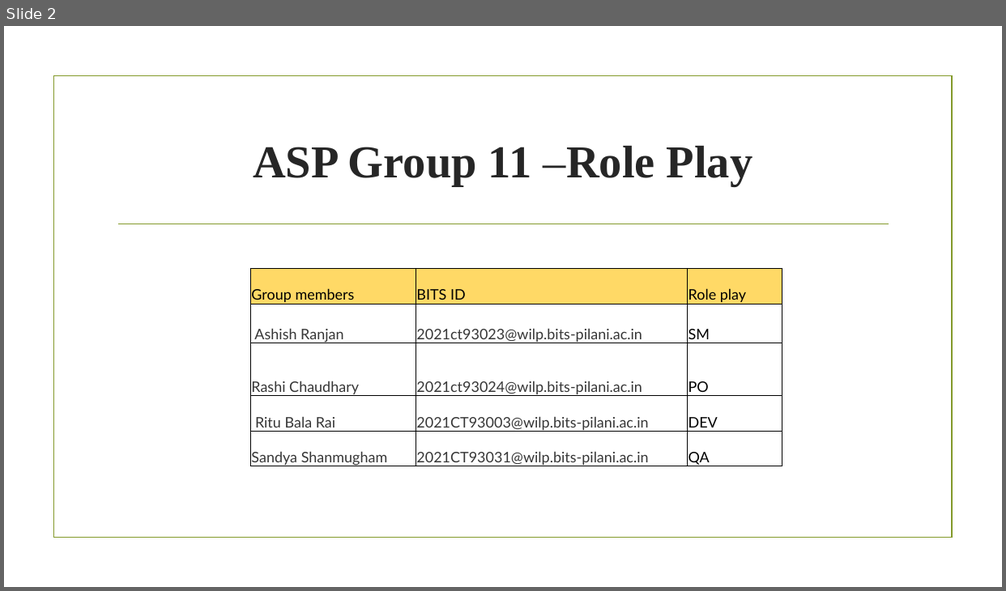
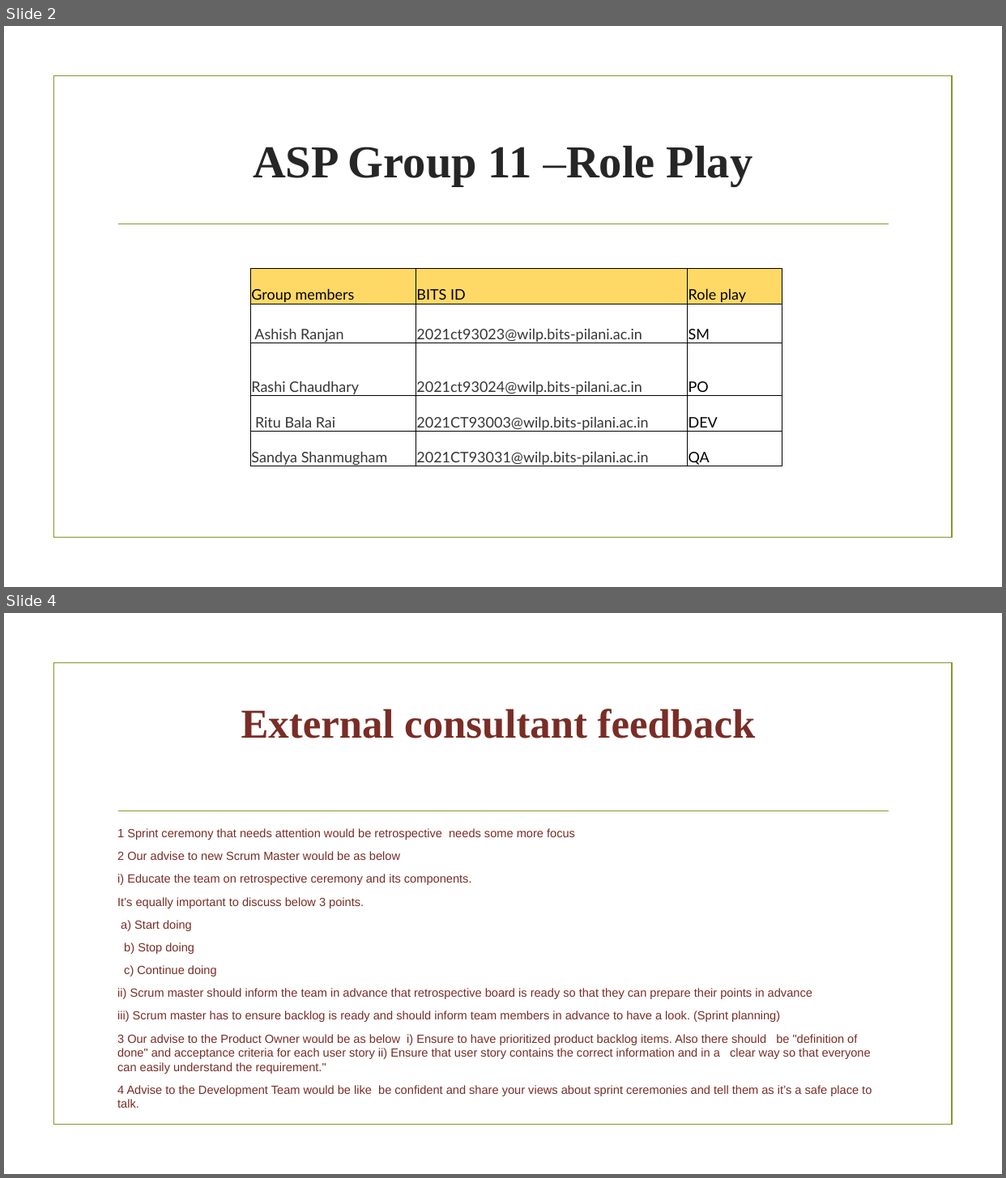
Before and after one commit to Rashi237/BITS_Agile_Assignment, a slide deck: AGILE SOFTWARE PROCESSES.pptx. Shown one above the other, each under a label of ours: slide 2 before the commit, slides 2 and 4 after it; the slides between them are not shown. The pictures are 1006x591 and 1006x1178 pixels, drawn with LibreOffice and Linux fonts; fonts in the diff are those of the drawing; background and template pictures are left out. Boxes give left, top, right and bottom in pixels: in the first picture for what was removed or moved away, otherwise in the second. Text is boxed around its words. In the diff, an @@ line names an element or a change of style, - is before the commit and + after.

```diff
--- a/AGILE SOFTWARE PROCESSES.pptx
+++ b/AGILE SOFTWARE PROCESSES.pptx
@@ slide 4 added at [4, 613, 1002, 1174], background picture (left out); not listed: 2 template elements that a slide beside it also shows @@
@@ title added at [241, 709, 756, 739], 39.6 pt, text #7A2D26, bold @@
+External consultant feedback
@@ text added at [117, 828, 872, 1097], 11.4 pt, text #7A2D26 @@
+1 Sprint ceremony that needs attention would be retrospective needs some more focus
+2 Our advise to new Scrum Master would be as below
+i) Educate the team on retrospective ceremony and its components.
+It’s equally important to discuss below 3 points.
+a) Start doing
+b) Stop doing
+c) Continue doing
+ii) Scrum master should inform the team in advance that retrospective board is ready so that they can prepare their points in advance
+iii) Scrum master has to ensure backlog is ready and should inform team members in advance to have a look. (Sprint planning)
+3 Our advise to the Product Owner would be as below i) Ensure to have prioritized product backlog items. Also there should be "definition of done" and acceptance criteria for each user story ii) Ensure that user story contains the correct information and in a clear way so that everyone can easily understand the requirement."
+4 Advise to the Development Team would be like be confident and share your views about sprint ceremonies and tell them as it’s a safe place to talk.
```
Also in this commit, not shown: 1 slide changed, 1 other slide added, 1 slide removed, 2 other files.
